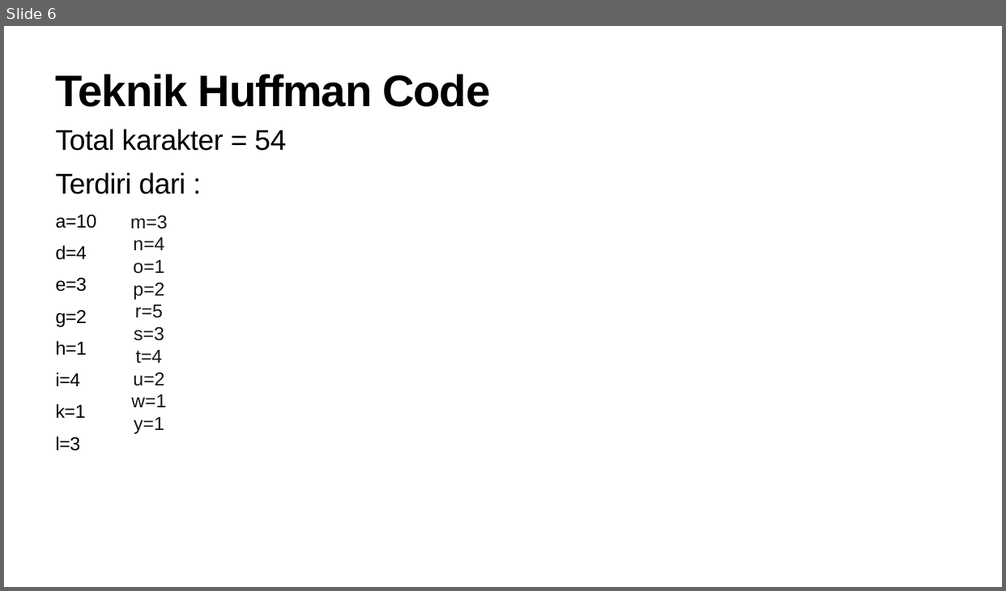
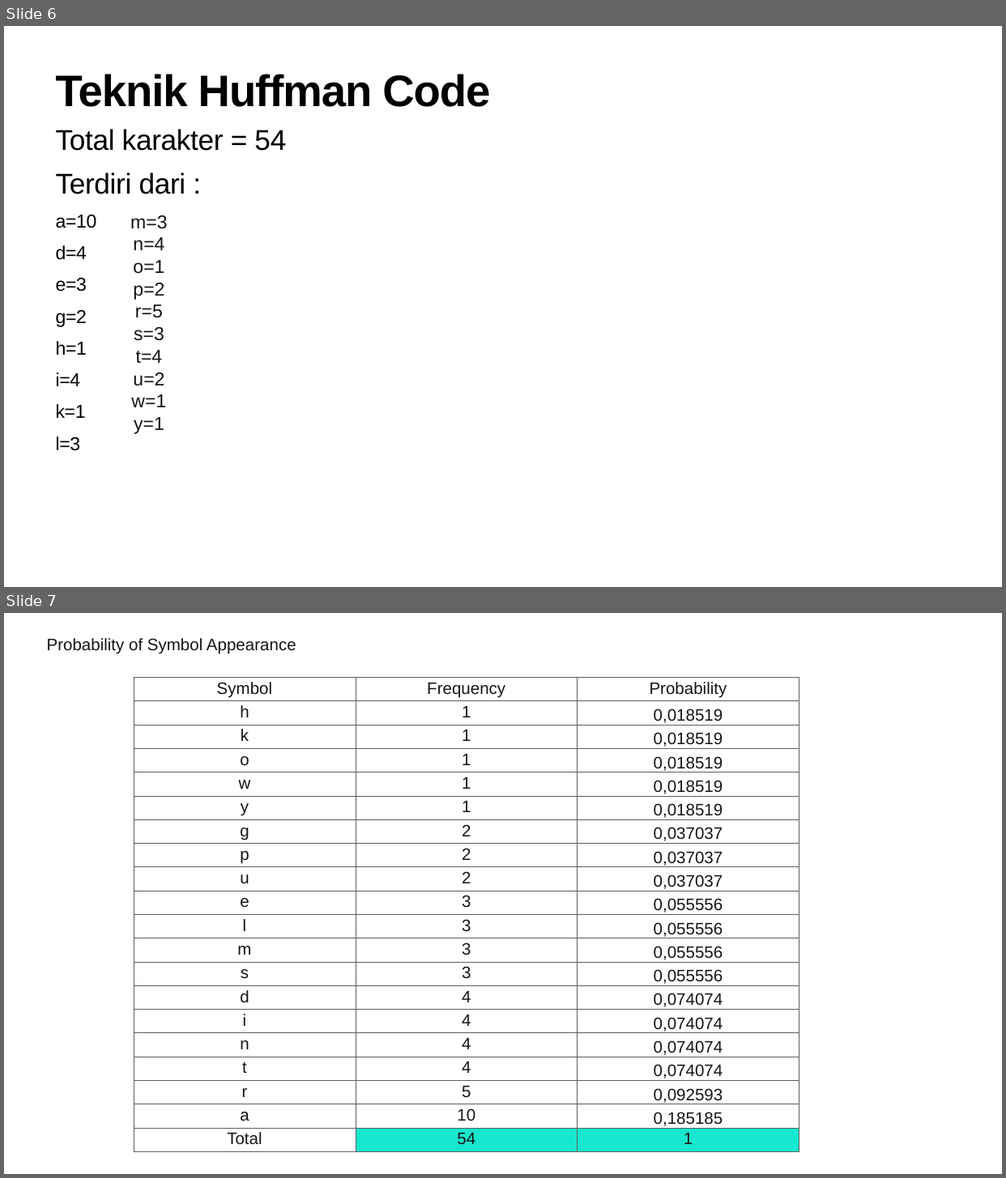
Before and after one commit to nananatiar/Latihan-6-PPMC-18320021, a slide deck: Latihan_6_18320021.pptx. Shown one above the other, each under a label of ours: slide 6 before the commit, slides 6 and 7 after it. The pictures are 1006x591 and 1006x1178 pixels, drawn with LibreOffice and Linux fonts; fonts in the diff are those of the drawing. Boxes give left, top, right and bottom in pixels: in the first picture for what was removed or moved away, otherwise in the second. Text is boxed around its words. In the diff, an @@ line names an element or a change of style, - is before the commit and + after.

```diff
--- a/Latihan_6_18320021.pptx
+++ b/Latihan_6_18320021.pptx
@@ slide 7 added at bbox=[4, 613, 1002, 1174], background #FFFFFF @@
@@ text added at bbox=[47, 638, 296, 654], 32 pt, text #151515 @@
+Probability of Symbol Appearance
@@ table added at bbox=[134, 677, 799, 1152], 20 rows, 3 columns @@
+Symbol | Frequency | Probability
+h | 1 | 0,018519
+k | 1 | 0,018519
+o | 1 | 0,018519
+w | 1 | 0,018519
+y | 1 | 0,018519
+g | 2 | 0,037037
+p | 2 | 0,037037
+u | 2 | 0,037037
+e | 3 | 0,055556
+l | 3 | 0,055556
+m | 3 | 0,055556
+s | 3 | 0,055556
+d | 4 | 0,074074
+i | 4 | 0,074074
+n | 4 | 0,074074
+t | 4 | 0,074074
+r | 5 | 0,092593
+a | 10 | 0,185185
+Total | 54 | 1
```
Also in this commit, not shown: 1 slide removed.
